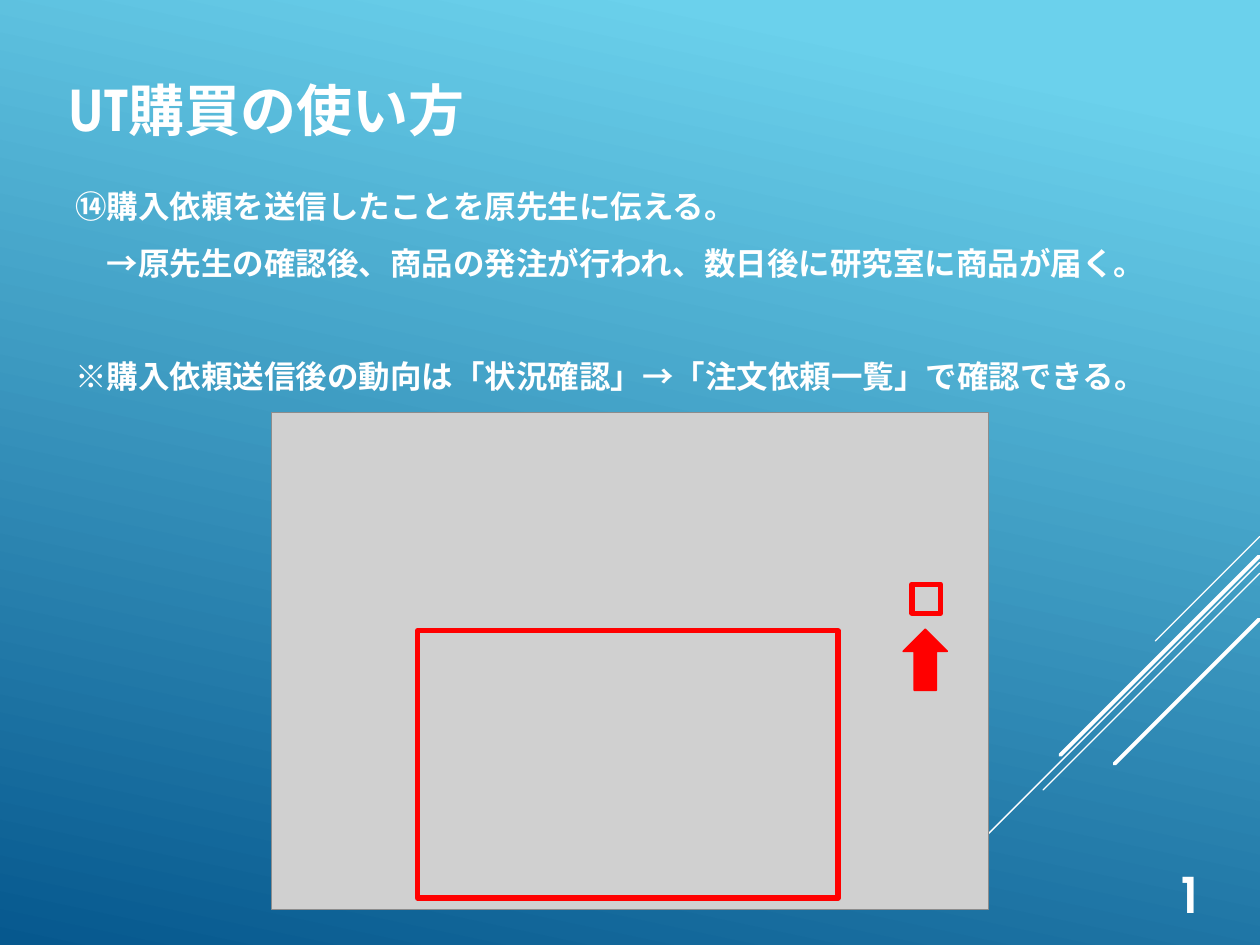
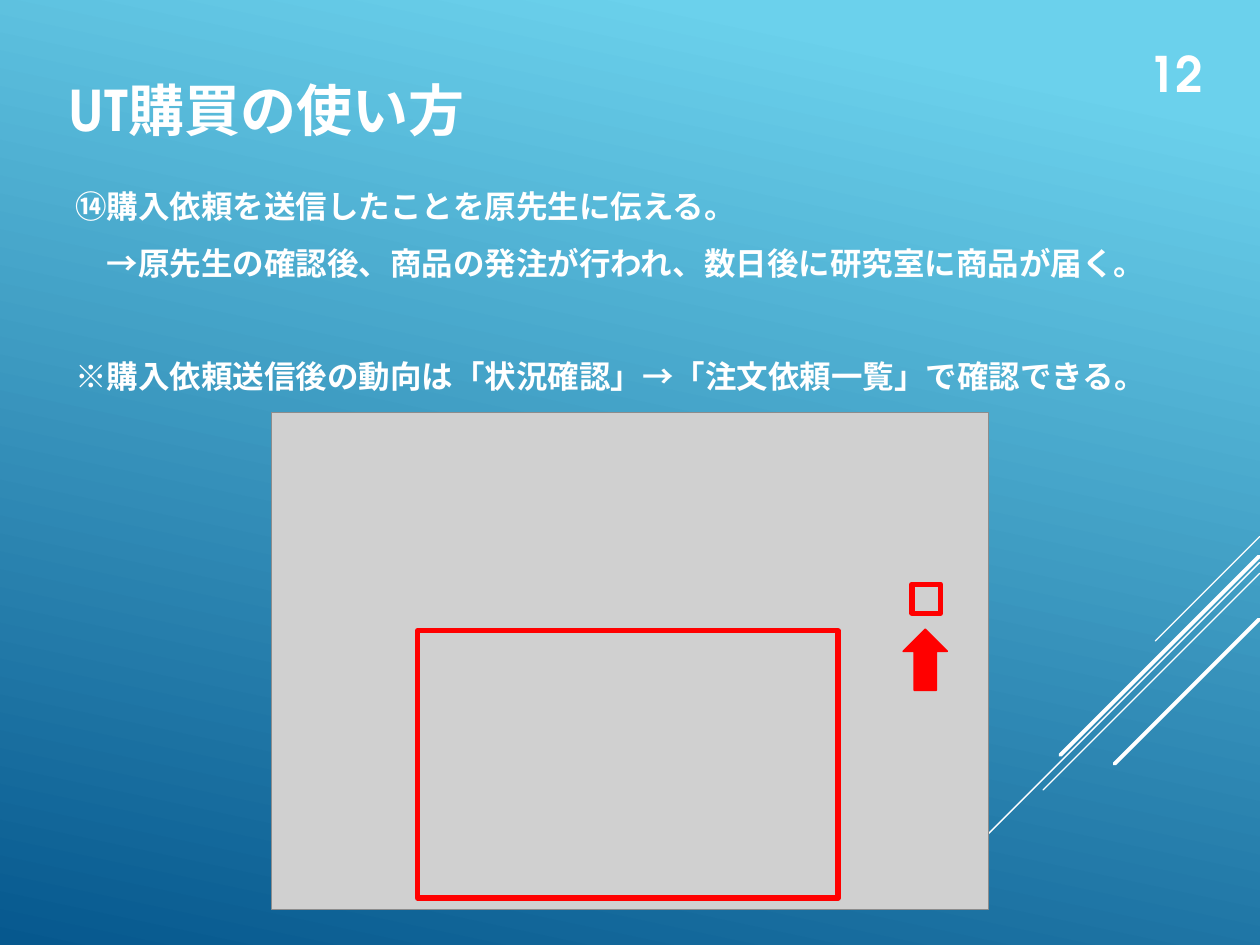
Before and after one commit to whcitizen/citizen-_task, a slide deck: slide 14 of 05_lab_orientation/庶務のお仕事.pptx (slide 16 before the commit). Drawn at 1260x945 pixels with LibreOffice and Linux fonts; fonts in the diff are those of the drawing; grey boxes stand for pictures. Boxes give left, top, right and bottom in pixels: in the first picture for what was removed or moved away, otherwise in the second. Text is boxed around its words. In the diff, an @@ line names an element or a change of style, - is before the commit and + after.

```diff
--- a/05_lab_orientation/庶務のお仕事.pptx
+++ b/05_lab_orientation/庶務のお仕事.pptx
@@ text added at [1148,55,1203,92], 28 pt, text #FFFFFF, bold @@
+12
@@ text removed at [1176,876,1203,913] @@
-1
```
Also in this commit, not shown: 14 other slides changed, 2 slides added, 2 slides removed.
